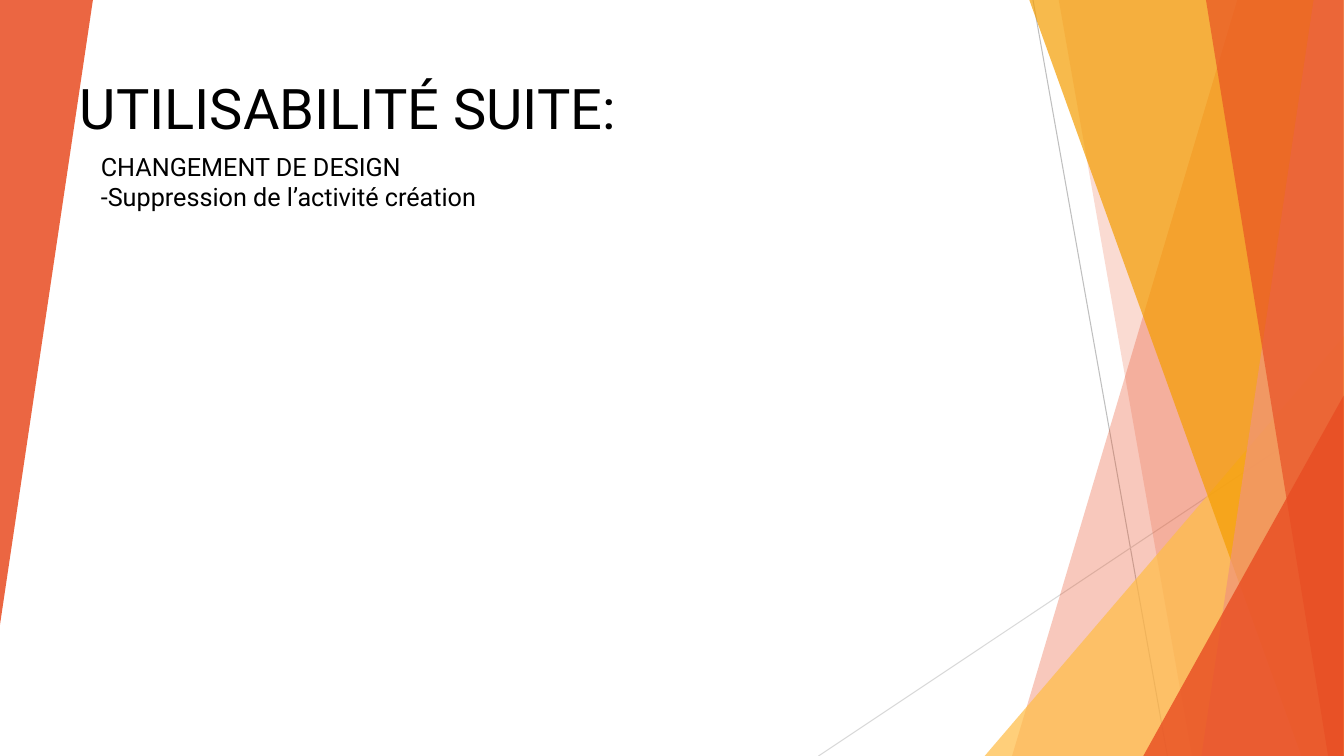
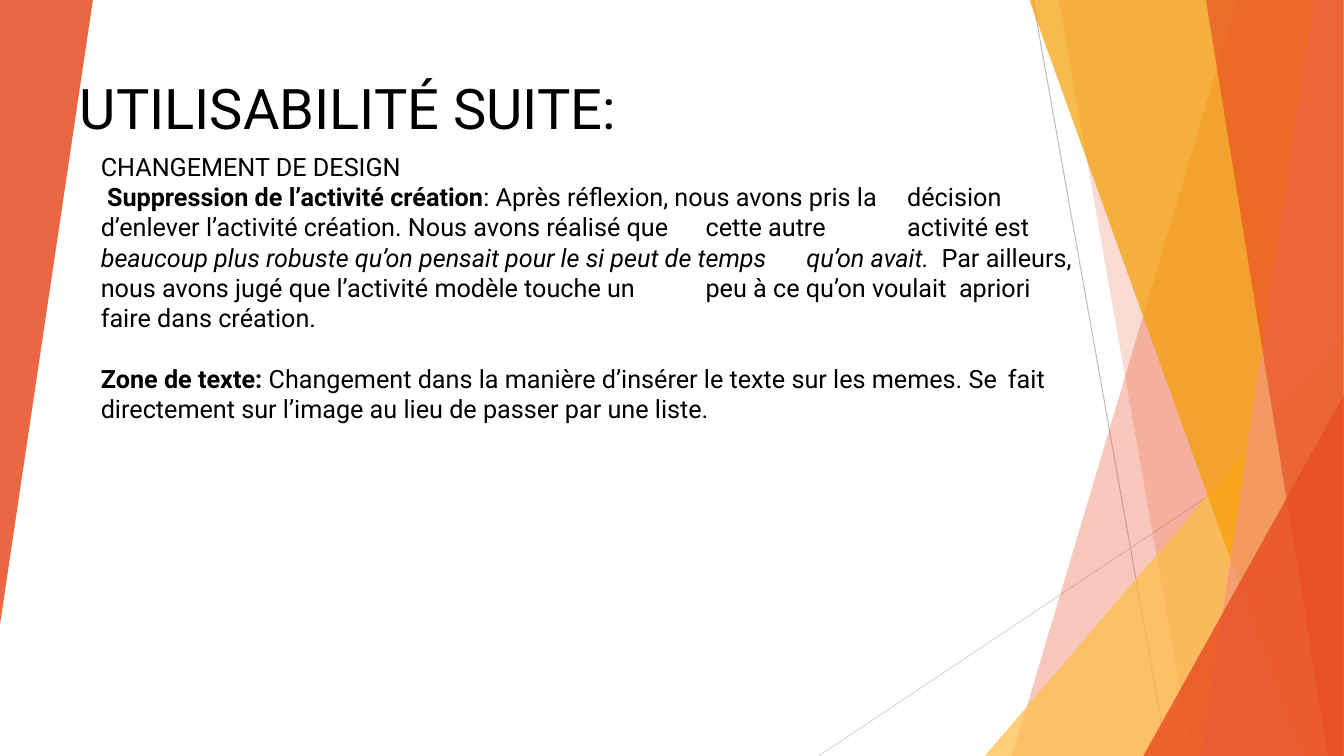
Before and after one commit to prooli22/MemesPasGame, a slide deck: slide 11 of Présentation PP.pptx (slide 10 before the commit). Drawn at 1344x756 pixels with LibreOffice and Linux fonts; fonts in the diff are those of the drawing. Boxes give left, top, right and bottom in pixels: in the first picture for what was removed or moved away, otherwise in the second. Text is boxed around its words. In the diff, an @@ line names an element or a change of style, - is before the commit and + after.

```diff
--- a/Présentation PP.pptx
+++ b/Présentation PP.pptx
@@ text at bbox=[101, 187, 1072, 424]: text changed @@
--Suppression de l’activité création
+Suppression de l’activité création: Après réflexion, nous avons pris la décision d’enlever l’activité création. Nous avons réalisé que cette autre activité est beaucoup plus robuste qu’on pensait pour le si peut de temps qu’on avait. Par ailleurs, nous avons jugé que l’activité modèle touche un peu à ce qu’on voulait apriori faire dans création.
+Zone de texte: Changement dans la manière d’insérer le texte sur les memes. Se fait directement sur l’image au lieu de passer par une liste.
```
Also in this commit, not shown: 10 other slides changed, 1 slide added, 6 other files.
